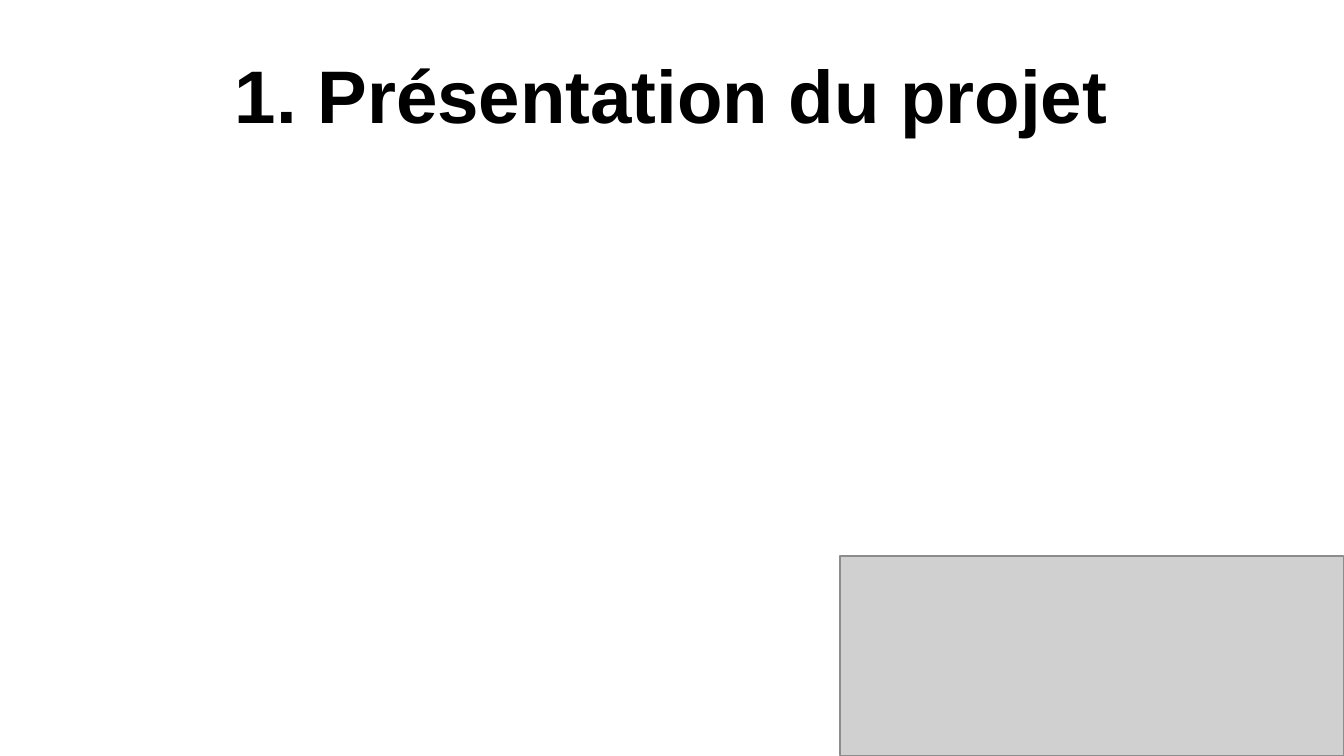
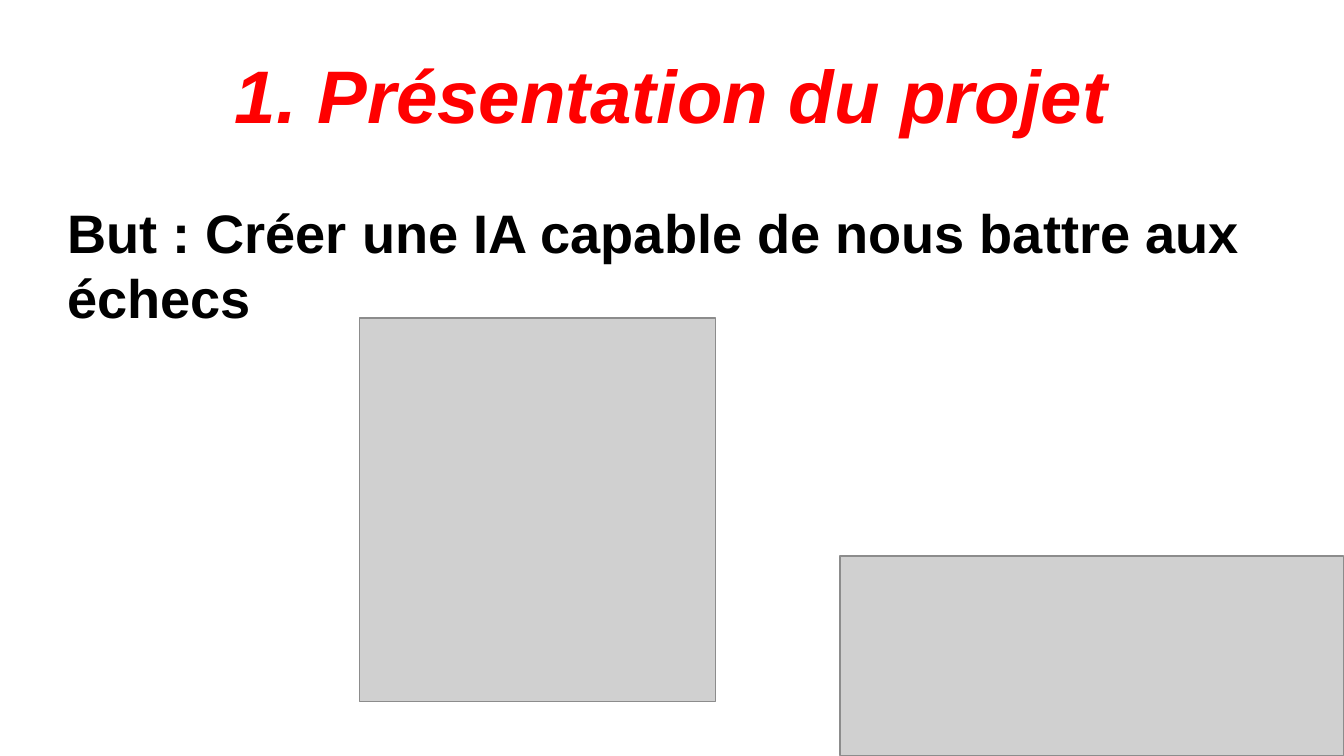
Before and after one commit to Noahrng/Projet_IA_Chess, a slide deck: slide 3 of diapo/projetIACHESS.odp. Drawn at 1344x756 pixels with LibreOffice and Linux fonts; fonts in the diff are those of the drawing; grey boxes stand for pictures. Boxes give left, top, right and bottom in pixels: in the first picture for what was removed or moved away, otherwise in the second. Text is boxed around its words. In the diff, an @@ line names an element or a change of style, - is before the commit and + after.

```diff
--- a/diapo/projetIACHESS.odp
+++ b/diapo/projetIACHESS.odp
@@ title "1. Présentation du projet" at [235,68,1107,137]: text colour #000000 to #FF0000, italic on @@
@@ subtitle added at [67,213,1238,319], 32 pt, text #000000, bold @@
+But : Créer une IA capable de nous battre aux échecs
@@ picture added at [360,318,716,701] @@
```
Also in this commit, not shown: 5 other slides changed, 1 other file.
